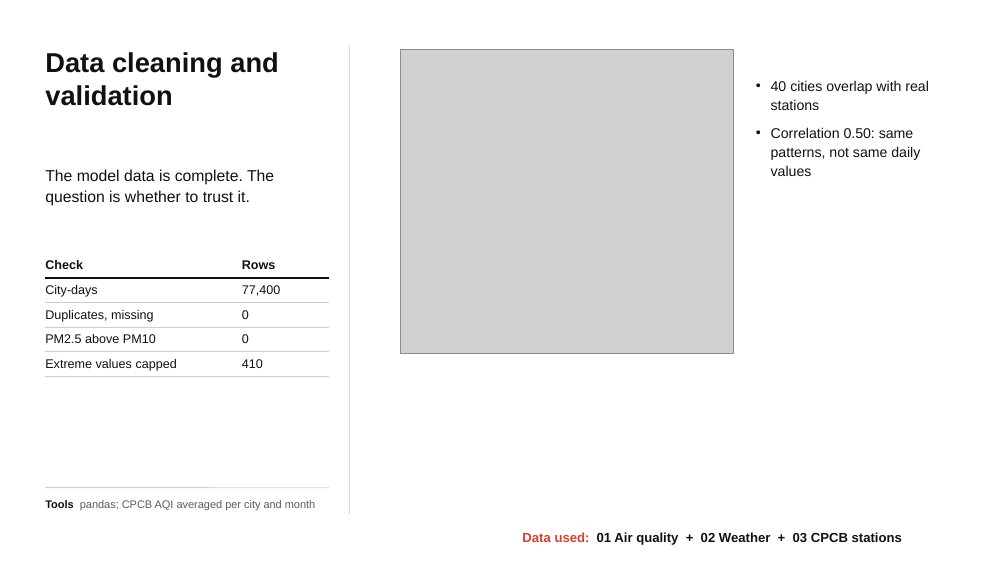
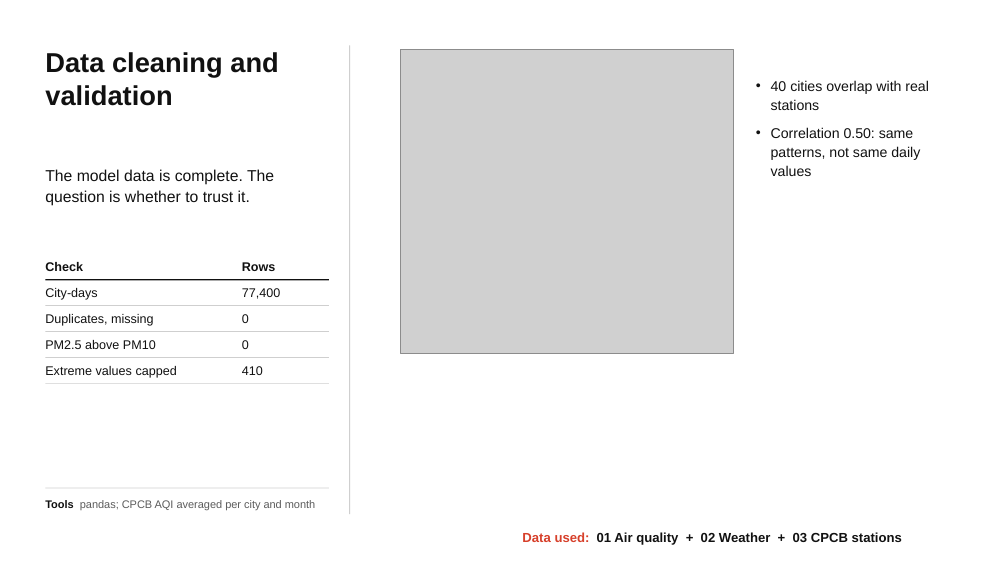
Before and after one commit to tanmayg122/india-air-pollution-tracker, a slide deck: slide 9 of presentation/Tanmay_24151020_Air_Pollution_Types.pptx. Drawn at 1008x567 pixels with LibreOffice and Linux fonts; fonts in the diff are those of the drawing; grey boxes stand for pictures. Boxes give left, top, right and bottom in pixels: in the first picture for what was removed or moved away, otherwise in the second. Text is boxed around its words. In the diff, an @@ line names an element or a change of style, - is before the commit and + after.

```diff
--- a/presentation/Tanmay_24151020_Air_Pollution_Types.pptx
+++ b/presentation/Tanmay_24151020_Air_Pollution_Types.pptx
@@ line removed from (349, 45) to (349, 514) @@
@@ rectangle added at (349,45,350,514), fill #CFCFCF @@
@@ table removed at (45,253,329,375), 5 rows, 2 columns @@
-Check | Rows
-City-days | 77,400
-Duplicates, missing | 0
-PM2.5 above PM10 | 0
-Extreme values capped | 410
@@ text added at (45,262,83,271), 12 pt, text #111111, bold @@
+Check
@@ text added at (242,262,276,271), 12 pt, text #111111, bold @@
+Rows
@@ rectangle added at (45,279,329,281), fill #111111 @@
@@ text added at (45,288,97,300), 12 pt, text #111111 @@
+City-days
@@ text added at (242,288,280,299), 12 pt, text #111111 @@
+77,400
@@ rectangle added at (45,306,329,306), fill #CFCFCF @@
@@ text added at (45,314,154,326), 12 pt, text #111111 @@
+Duplicates, missing
@@ text added at (242,314,249,323), 12 pt, text #111111 @@
+0
@@ rectangle added at (45,331,329,332), fill #CFCFCF @@
@@ text added at (45,340,156,349), 12 pt, text #111111 @@
+PM2.5 above PM10
@@ rectangle added at (45,357,329,358), fill #CFCFCF @@
@@ text added at (242,340,249,349), 12 pt, text #111111 @@
+0
@@ text added at (45,366,177,378), 12 pt, text #111111 @@
+Extreme values capped
@@ rectangle added at (45,383,329,384), fill #CFCFCF @@
@@ text added at (242,366,263,375), 12 pt, text #111111 @@
+410
@@ line removed from (45, 488) to (329, 488) @@
@@ rectangle added at (45,488,329,488), fill #CFCFCF @@
```
Also in this commit, not shown: 20 other slides changed, 1 other file.
